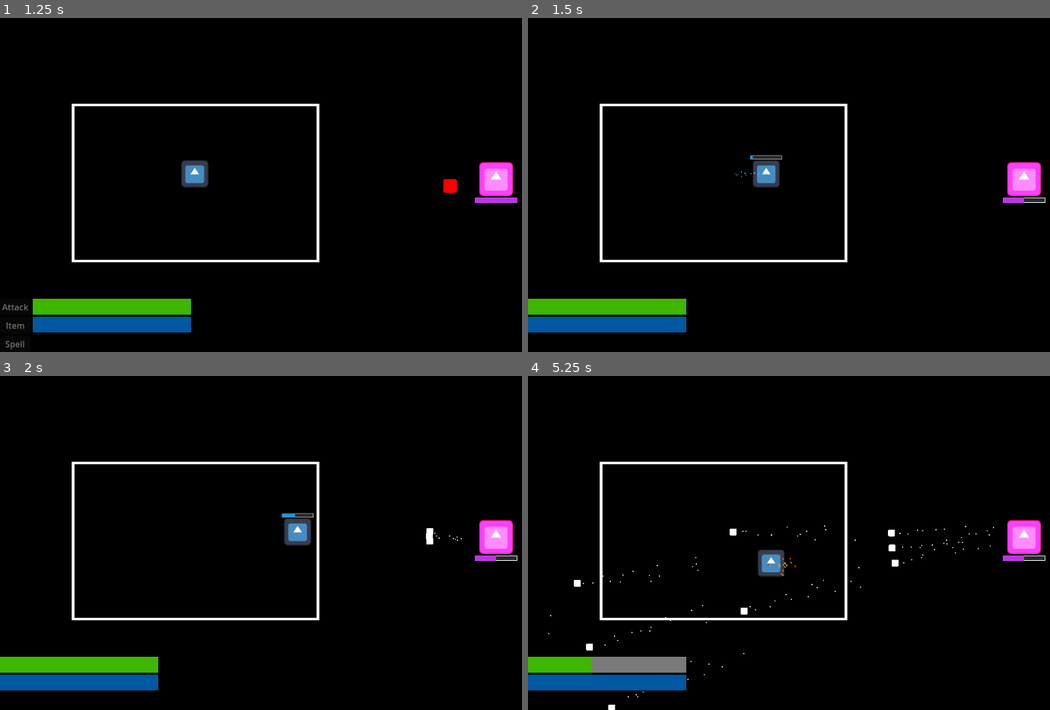
Above: before the commit, frames 1-4 (two rows, left to right).
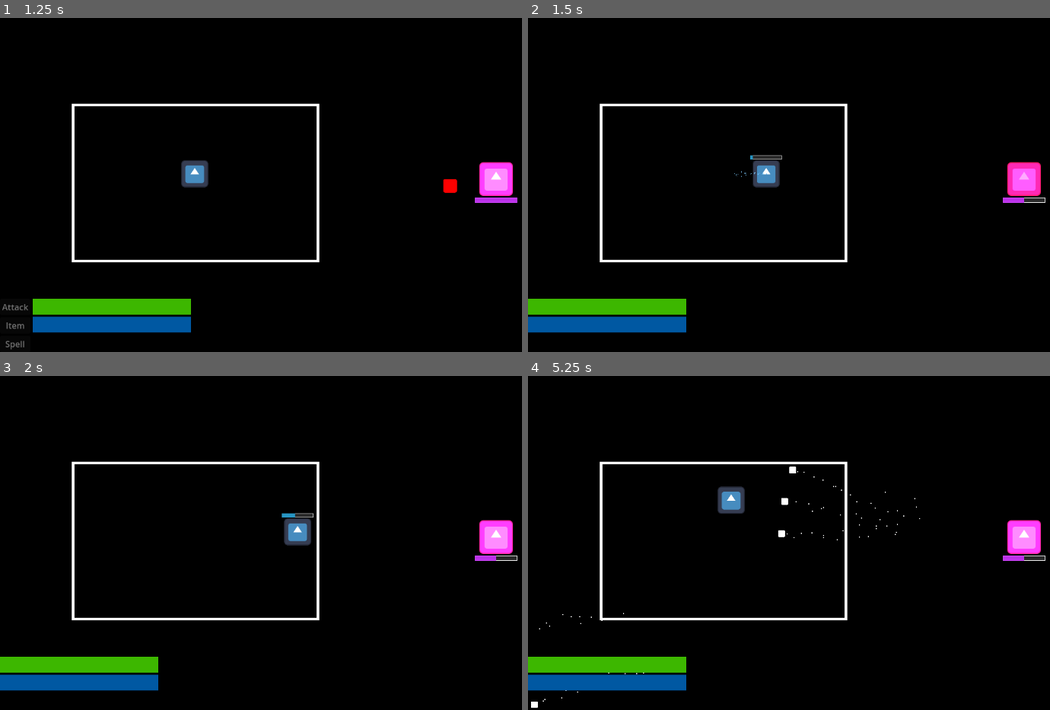
Above: after the commit, the same moments.

Repository: kriegueur/shovel_jam
Game: Godot game, scene res://scenes/battle_scene.tscn
The game is run twice, just before and just after one commit, with the same random seed, the same clock (stepped at 60 frames per second) and the same inputs. The engine's default icon, where the game draws it, is replaced by a stand-in: a white triangle on a blue panel in a dark square.
Inputs (mouse positions are in pixels of both pictures, inside the frame that each line leads up to):
- Up to frame 1 (1.25 s): click "Attack" at 0.5 s
- Up to frame 2 (1.5 s): tap Enter (ui_accept) at 1.25 s; move the mouse to (966, 164) at 1.27 s; hold D (right) from 1.28 s (still down); tap Shift (dash) at 1.35 s
- Up to frame 3 (2 s): keep holding D (right); tap Enter (ui_accept) at 1.52 s
- Up to frame 4 (5.25 s): move the mouse to (710, 556) at 2.02 s; release D (right) at 2.03 s; hold S (down) 2.03-2.78 s; tap Shift (dash) every 0.75 s from 2.1 to 5.1 s; tap Enter (ui_accept) at 2.27, 3.77, 4.52 s; move the mouse to (893, 462) at 2.77 s; hold D (right) 2.78-3.53 s; move the mouse to (799, 606) at 3.52 s; hold Up (ui_up) 3.53-4.28 s; move the mouse to (1013, 589) at 4.27 s; hold A (left) from 4.28 s (still down); move the mouse to (648, 489) at 5.02 s

Frame 1 is identical in both runs. In frame 2, 0.6% of the frame differs, in the area x 91-99%, y 43-54%; in frame 3, less than 0.1%; in frame 4, 2.3%, in the area x 0-90%, y 27-100%.

Commit message:
feat(hit_animation_and_parry): adding damage on parry and death effect on enemies and hit tween

Diff:
--- a/scenes/enemies/simple_shot.tscn
+++ b/scenes/enemies/simple_shot.tscn
@@ -9,10 +9,9 @@
 script = ExtResource("1_w1se1")
 
 [node name="enemy_component" parent="." instance=ExtResource("2_cs6y5")]
-shot_interval = 0.8
 projectile = ExtResource("3_3pc08")
 
 [node name="Sprite2D" type="Sprite2D" parent="."]
-self_modulate = Color(2.762, 100, 0, 1)
+self_modulate = Color(2.762, 5, 0, 1)
 scale = Vector2(0.5, 0.5)
 texture = ExtResource("4_jw10e")
--- a/scenes/enemies/tri_shot.tscn
+++ b/scenes/enemies/tri_shot.tscn
@@ -9,7 +9,6 @@
 script = ExtResource("1_w5nfa")
 
 [node name="enemy_component" parent="." instance=ExtResource("2_758q0")]
-shot_interval = 0.6
 projectile = ExtResource("3_dgyig")
 bullets_per_shot = 3
 
--- a/scenes/enemy_component.tscn
+++ b/scenes/enemy_component.tscn
@@ -1,6 +1,7 @@
-[gd_scene load_steps=4 format=3 uid="uid://bywnmjxsuvyhj"]
+[gd_scene load_steps=6 format=3 uid="uid://bywnmjxsuvyhj"]
 
 [ext_resource type="Script" uid="uid://88au741dl3ce" path="res://scripts/enemy_component.gd" id="1_wmfil"]
+[ext_resource type="PackedScene" uid="uid://ltnotmg81mnn" path="res://scenes/particles/kill_particles.tscn" id="2_74p7v"]
 
 [sub_resource type="StyleBoxFlat" id="StyleBoxFlat_wmfil"]
 bg_color = Color(0.2, 0.2, 0.2, 0.8)
@@ -13,8 +14,12 @@
 [sub_resource type="StyleBoxFlat" id="StyleBoxFlat_74p7v"]
 bg_color = Color(0.8, 0.2, 2, 0.9)
 
+[sub_resource type="RectangleShape2D" id="RectangleShape2D_74p7v"]
+size = Vector2(36, 36)
+
 [node name="enemy_component" type="Node2D"]
 script = ExtResource("1_wmfil")
+death_particle = ExtResource("2_74p7v")
 
 [node name="Timer" type="Timer" parent="."]
 
@@ -27,3 +32,9 @@
 theme_override_styles/fill = SubResource("StyleBoxFlat_74p7v")
 value = 100.0
 show_percentage = false
+
+[node name="hurtbox" type="Area2D" parent="."]
+collision_mask = 2
+
+[node name="CollisionShape2D" type="CollisionShape2D" parent="hurtbox"]
+shape = SubResource("RectangleShape2D_74p7v")
--- /dev/null
+++ b/scenes/particles/kill_particles.tscn
@@ -0,0 +1,30 @@
+[gd_scene load_steps=2 format=3 uid="uid://ltnotmg81mnn"]
+
+[sub_resource type="Gradient" id="Gradient_07g8l"]
+offsets = PackedFloat32Array(0, 0.333333, 0.666667, 1)
+colors = PackedColorArray(1, 1, 0.8, 1, 1, 0.6, 0.1, 1, 0.8, 0.2, 0.1, 0.8, 0.3, 0.1, 0.1, 0)
+metadata/_snap_enabled = true
+metadata/_snap_count = 3
+
+[node name="KillParticles" type="Node2D"]
+
+[node name="CPUParticles2D" type="CPUParticles2D" parent="."]
+emitting = false
+amount = 70
+lifetime = 0.45
+one_shot = true
+randomness = 1.0
+lifetime_randomness = 0.5
+emission_shape = 1
+emission_sphere_radius = 10.0
+direction = Vector2(0, 0)
+spread = 180.0
+gravity = Vector2(0, 0)
+initial_velocity_min = 500.0
+initial_velocity_max = 650.0
+linear_accel_min = -20.0
+linear_accel_max = -10.0
+scale_amount_min = 7.0
+scale_amount_max = 7.0
+color = Color(1, 0.8, 0.2, 0.8)
+color_ramp = SubResource("Gradient_07g8l")
--- a/scripts/battle_scene.gd
+++ b/scripts/battle_scene.gd
@@ -133,7 +133,8 @@
 func enemy_died(enemy : Enemy):
 	var enemy_index = enemies.find(enemy)
 	enemies.remove_at(enemy_index)
-	enemy.queue_free()
+	enemy.delete_sprite()
+	enemy.get_component().play_death_particles()
 	current_target = 0
 	if enemies.is_empty():
 		battle_over()
--- a/scripts/enemy.gd
+++ b/scripts/enemy.gd
@@ -11,5 +11,14 @@
 func damage(value : int):
 	$enemy_component.damage(value)
 
+func die():
+	$enemy_component.die()
+
 func get_component() -> EnemyComponent:
 	return $enemy_component
+
+func get_sprite() -> Sprite2D:
+	return $Sprite2D
+
+func delete_sprite() -> void:
+	$Sprite2D.queue_free()
--- a/scripts/enemy_component.gd
+++ b/scripts/enemy_component.gd
@@ -3,14 +3,21 @@
 
 @onready var timer: Timer = $Timer
 @onready var progress_bar: ProgressBar = $ProgressBar
-
+@onready var enemy_canvas: Sprite2D = get_parent().get_sprite()
 
 @export var shooting_point : Vector2 = Vector2(-68, 0)
-@export var shot_interval : float = 1.0
+@export var shot_interval_max : float = 1.2
+@export var shot_interval_min : float = 0.8
 @export var projectile : PackedScene
 @export var shoot_towards_player : bool = true
 @export var bullets_per_shot : int = 1
 @export var time_offset : float = 0.0
+
+@export var death_particle : PackedScene
+@export var hit_blinking_duration: float = 0.5
+@export var hit_blink_speed: float = 0.1
+var is_blinking: bool = false
+var original_color_modulate: Color
 
 @export var max_health : float = 100.0
 var current_health : int
@@ -24,7 +31,9 @@
 
 # Called when the node enters the scene tree for the first time.
 func _ready() -> void:
-	timer.wait_time = shot_interval
+	original_color_modulate = enemy_canvas.self_modulate
+	var random = RandomNumberGenerator.new()
+	timer.wait_time = random.randf_range(shot_interval_min, shot_interval_max)
 	timer.one_shot = false
 	var player
 	var shot_point : Vector2 = shooting_point + global_position
@@ -47,6 +56,28 @@
 	progress_bar.value = current_health
 	progress_bar.min_value = 0.0
 
+	$hurtbox.connect("area_entered", func(area : Area2D):
+		handle_hit(area)
+	)
+
+func handle_hit(area: Area2D):
+	var projectile_component = area.get_parent() as ProjectileComponent
+	var damage : int
+	if projectile_component != null:
+		damage = projectile_component.DAMAGE
+	else:
+		damage = 20
+		print("WARNING projectile did not have projectile component")
+		if projectile_component != null:
+			damage = projectile_component.DAMAGE
+		else:
+			damage = 20
+			print("WARNING projectile did not have projectile component")
+	take_damage(damage * 0.5)
+	start_hit_blink()
+	projectile_component.destroy_projectile(area.global_position)
+
+
 # Called every frame. 'delta' is the elapsed time since the previous frame.
 func _process(delta: float) -> void:
 	pass
@@ -55,6 +86,7 @@
 	current_health = max(0, current_health - damage)
 	progress_bar.value = current_health
 	health_changed.emit(current_health, max_health)
+	start_hit_blink()
 	if current_health <= 0:
 		die()
 
@@ -62,9 +94,32 @@
 	stop_shooting()
 	enemy_died.emit()
 
+func play_death_particles():
+	if death_particle:
+		var death_particle_instance = death_particle.instantiate()
+		add_child(death_particle_instance)
+		var particles = death_particle_instance.get_node("CPUParticles2D")
+		if particles:
+			particles.emitting = true
+			particles.one_shot = true
+			print("should display particles")
+
 func start_shooting():
 	get_tree().create_timer(time_offset).connect("timeout", func():
 		timer.start()
+	)
+
+func start_hit_blink():
+	if is_blinking or current_health <= 0:
+		return
+	is_blinking = true
+	var tween = create_tween()
+	tween.set_loops(int(hit_blinking_duration / (hit_blink_speed * 2)))
+	tween.tween_property(enemy_canvas, "self_modulate", Color.RED, hit_blink_speed)
+	tween.tween_property(enemy_canvas, "self_modulate", original_color_modulate, hit_blink_speed)
+	tween.connect("finished", func():
+		is_blinking = false
+		enemy_canvas.self_modulate = original_color_modulate
 	)
 
 func stop_shooting():
--- a/scripts/projectile_component.gd
+++ b/scripts/projectile_component.gd
@@ -42,6 +42,7 @@
 		var explosion_instance = explosion_particle_scene.instantiate()
 		parent.add_child(explosion_instance)
 		explosion_instance.global_position = hit_position
+		explosion_instance.z_index = 1
 		var particles = explosion_instance.get_node("CPUParticles2D") as CPUParticles2D
 		if particles:
 			particles.emitting = true
